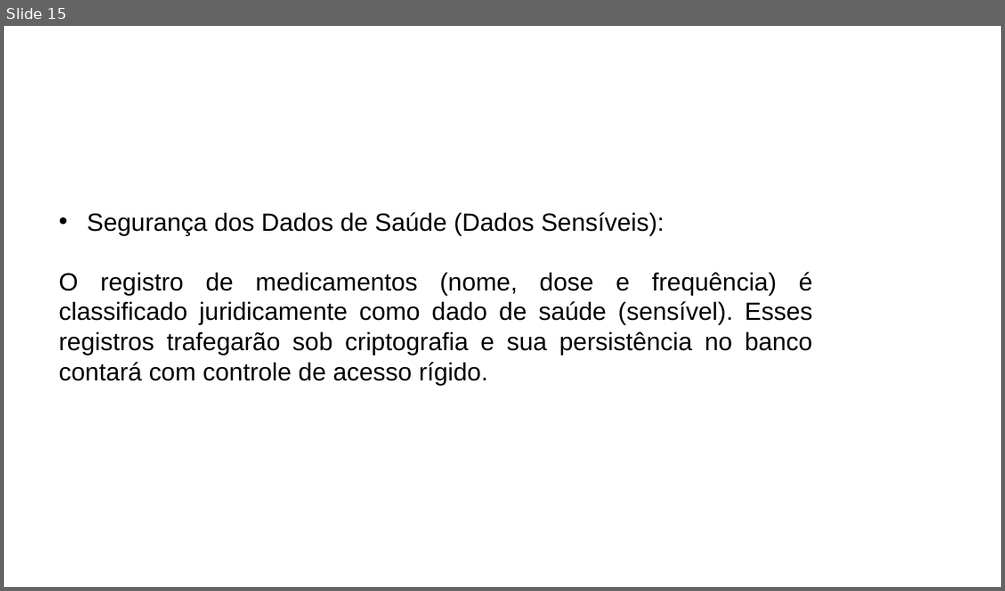
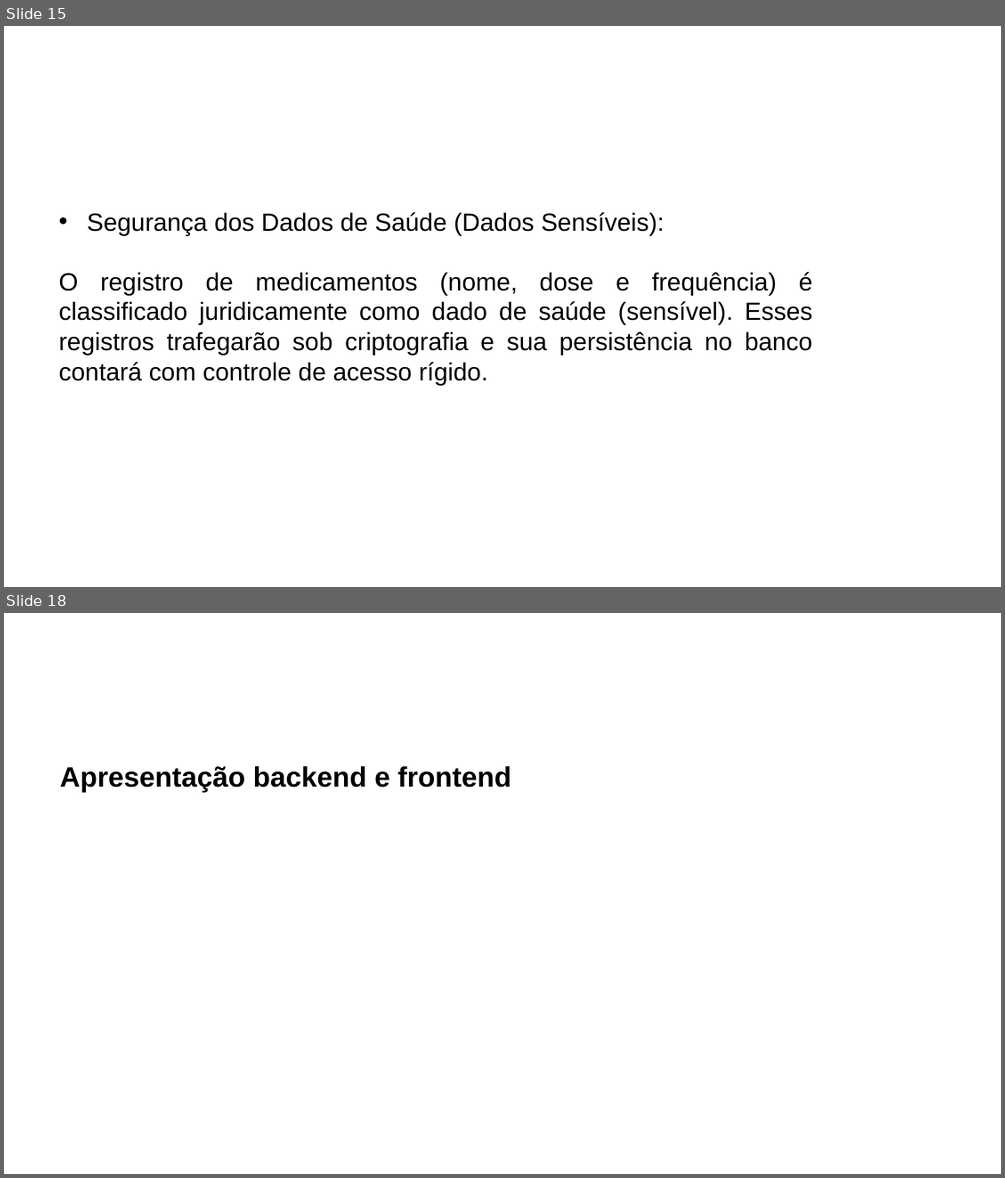
Before and after one commit to JoseAlfredo-afk/ElderConnect, a slide deck: Apresentacao/Faitec_2026_EldeConnect-Rev.pptx. Shown one above the other, each under a label of ours: slide 15 before the commit, slides 15 and 18 after it; the slides between them are not shown. The pictures are 1005x591 and 1005x1178 pixels, drawn with LibreOffice and Linux fonts; fonts in the diff are those of the drawing; background and template pictures are left out. Boxes give left, top, right and bottom in pixels: in the first picture for what was removed or moved away, otherwise in the second. Text is boxed around its words. In the diff, an @@ line names an element or a change of style, - is before the commit and + after.

```diff
--- a/Apresentacao/Faitec_2026_EldeConnect-Rev.pptx
+++ b/Apresentacao/Faitec_2026_EldeConnect-Rev.pptx
@@ slide 18 added at (4,613,1001,1174), background picture (left out) @@
@@ text added at (60,766,511,792), 54 pt, text #000000, bold @@
+Apresentação backend e frontend
```
Also in this commit, not shown: 2 slides changed, 1 other slide added, 2 slides removed, 4 other files.
